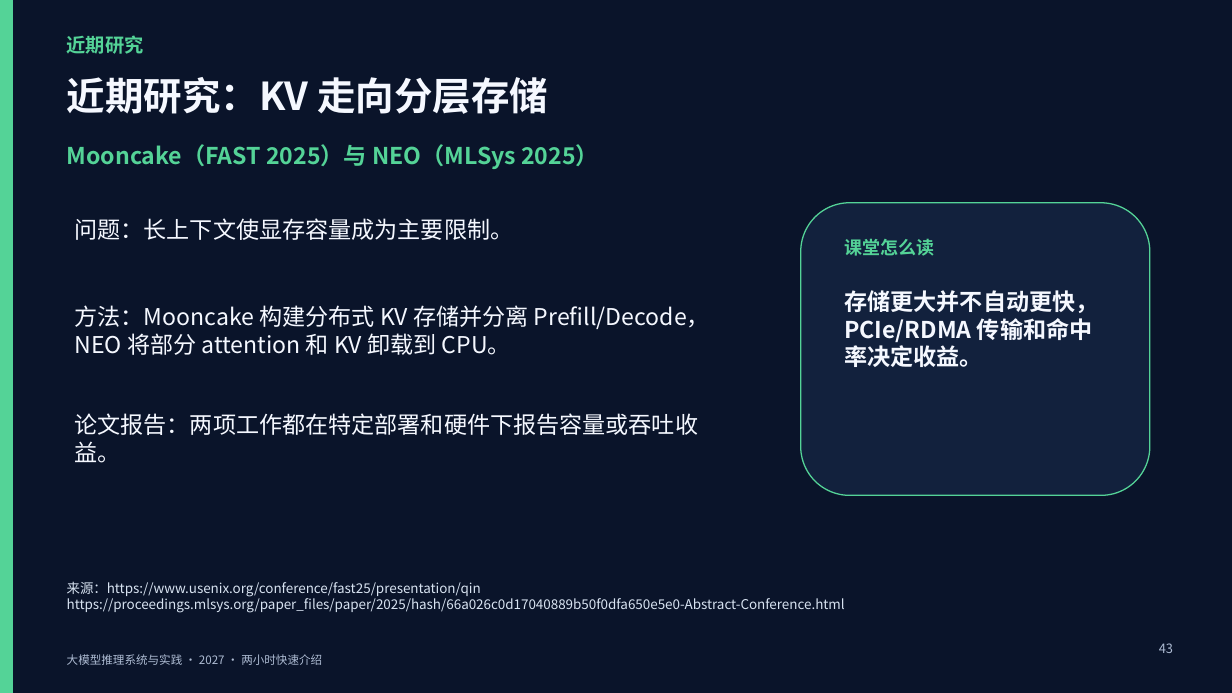
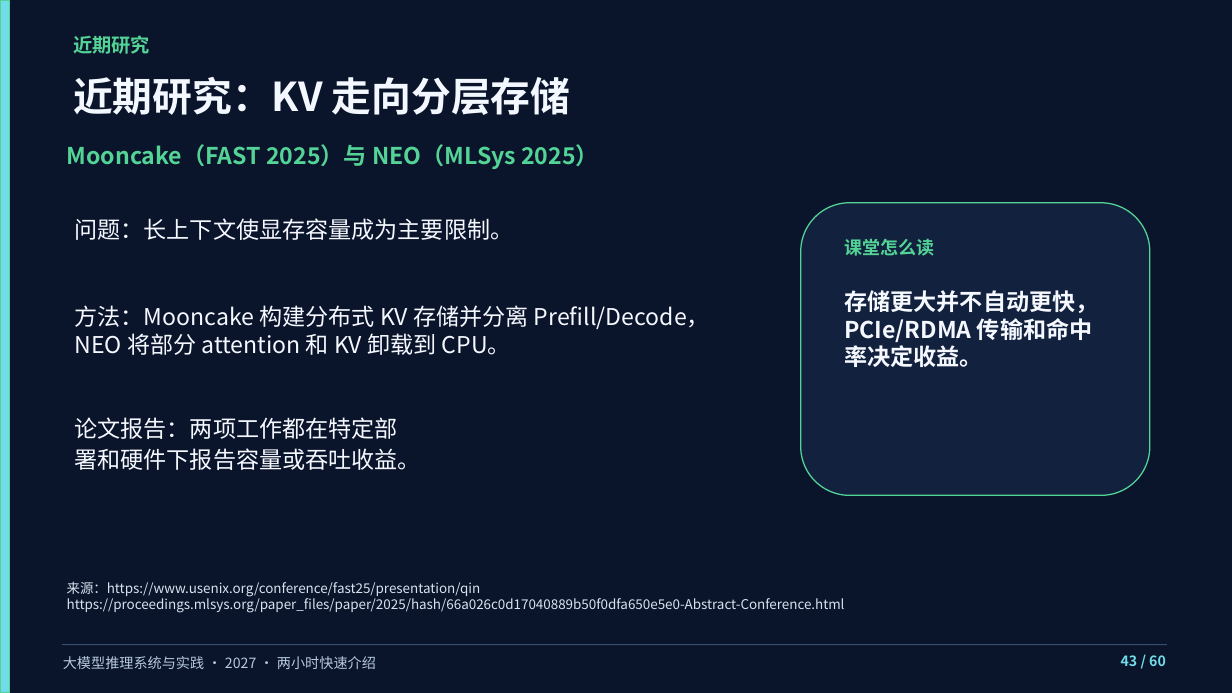
Before and after one commit to vLLM-HUST/intro-to-llm-inference-engines, a slide deck: slide 43 of build/slides/2027/course-overview/LLM推理系统_两小时快速介绍.pptx. Drawn at 1232x693 pixels with LibreOffice and Linux fonts; fonts in the diff are those of the drawing. Boxes give left, top, right and bottom in pixels: in the first picture for what was removed or moved away, otherwise in the second. Text is boxed around its words. In the diff, an @@ line names an element or a change of style, - is before the commit and + after.

Commit message:
Refine the projection layout across all ten course decks

```diff
--- a/build/slides/2027/course-overview/LLM推理系统_两小时快速介绍.pptx
+++ b/build/slides/2027/course-overview/LLM推理系统_两小时快速介绍.pptx
@@ rectangle resized from (x1=0, y1=0, x2=13, y2=693) to (x1=0, y1=0, x2=9, y2=693) @@
@@ rectangle at (x1=0, y1=0, x2=9, y2=693): fill #54D397 to #72DDE9 @@
@@ text "近期研究" moved from (x1=67, y1=35, x2=144, y2=54) to (x1=73, y1=35, x2=150, y2=54) @@
@@ text "近期研究：KV 走向分层存储" at (x1=73, y1=77, x2=571, y2=115): size 30 to 31 pt, text colour #F5F8FF to #F3F7FF @@
@@ text at (x1=74, y1=417, x2=420, y2=470): text changed @@
-论文报告：两项工作都在特定部署和硬件下报告容量或吞吐收益。
+论文报告：两项工作都在特定部
+署和硬件下报告容量或吞吐收益。
@@ rectangle added at (x1=62, y1=644, x2=1167, y2=645), fill #36506B @@
@@ text "大模型推理系统与实践 · 2027 · 两小时快速介绍" at (x1=63, y1=656, x2=376, y2=669): size 9 to 11 pt, text colour #AEBCD3 to #B8C9E0; line spacing 1 to 1.1 @@
@@ rectangle removed at (x1=1119, y1=637, x2=1183, y2=670) @@
@@ text at (x1=1121, y1=655, x2=1166, y2=666): text changed; size 10 to 11 pt; text colour #AEBCD3 to #72DDE9; bold on @@
-43
+43 / 60
```
Also in this commit, not shown: 59 other slides changed, 9 other files.
